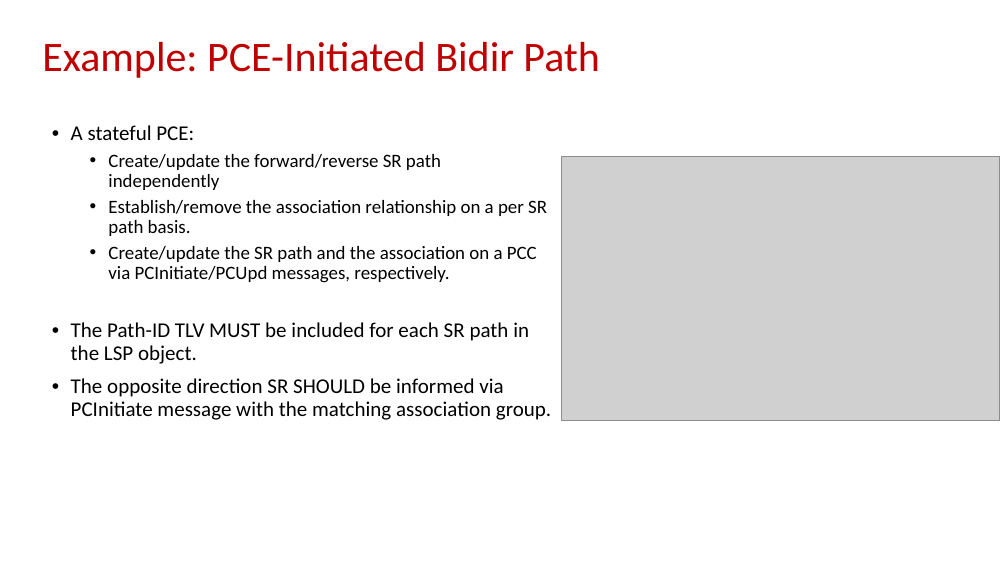
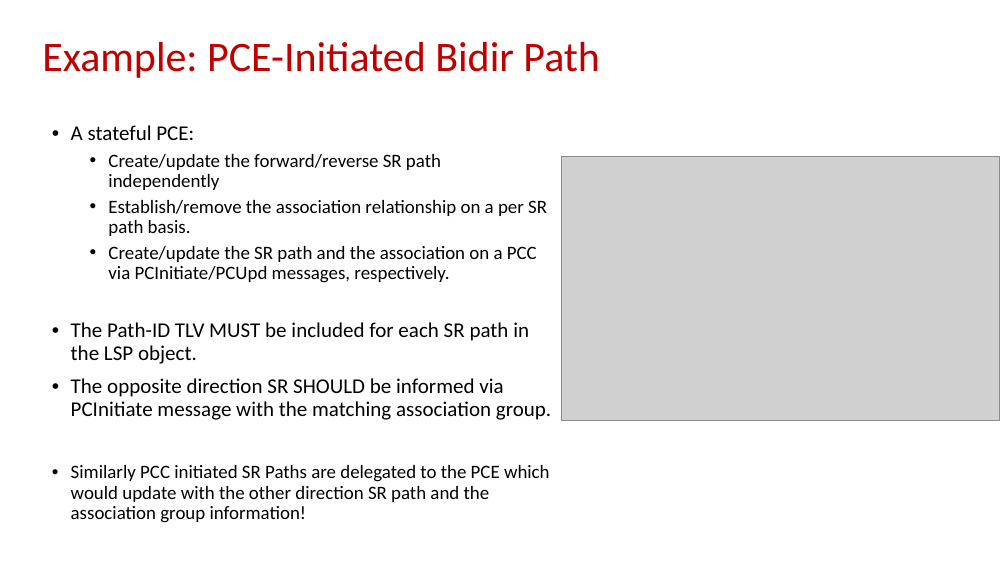
Before and after one commit to dhruvdhody-huawei/102, a slide deck: slide 18 of IETF-102-PCE-Path-Segment-in-PCEP.pptx. Drawn at 1008x567 pixels with LibreOffice and Linux fonts; fonts in the diff are those of the drawing; grey boxes stand for pictures. Boxes give left, top, right and bottom in pixels: in the first picture for what was removed or moved away, otherwise in the second. Text is boxed around its words. In the diff, an @@ line names an element or a change of style, - is before the commit and + after.

```diff
--- a/IETF-102-PCE-Path-Segment-in-PCEP.pptx
+++ b/IETF-102-PCE-Path-Segment-in-PCEP.pptx
@@ text at [71, 465, 550, 523]: paragraph added @@
+• Similarly PCC initiated SR Paths are delegated to the PCE which would update with the other direction SR path and the association group information!
```
Also in this commit, not shown: 8 other slides changed.
